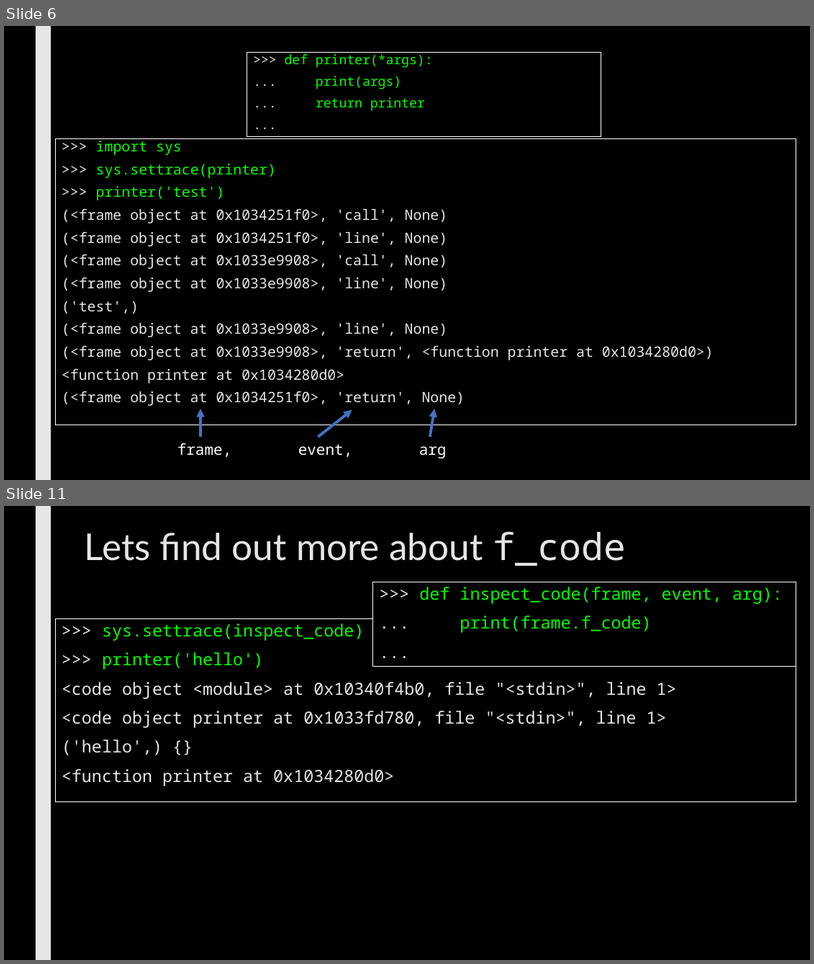
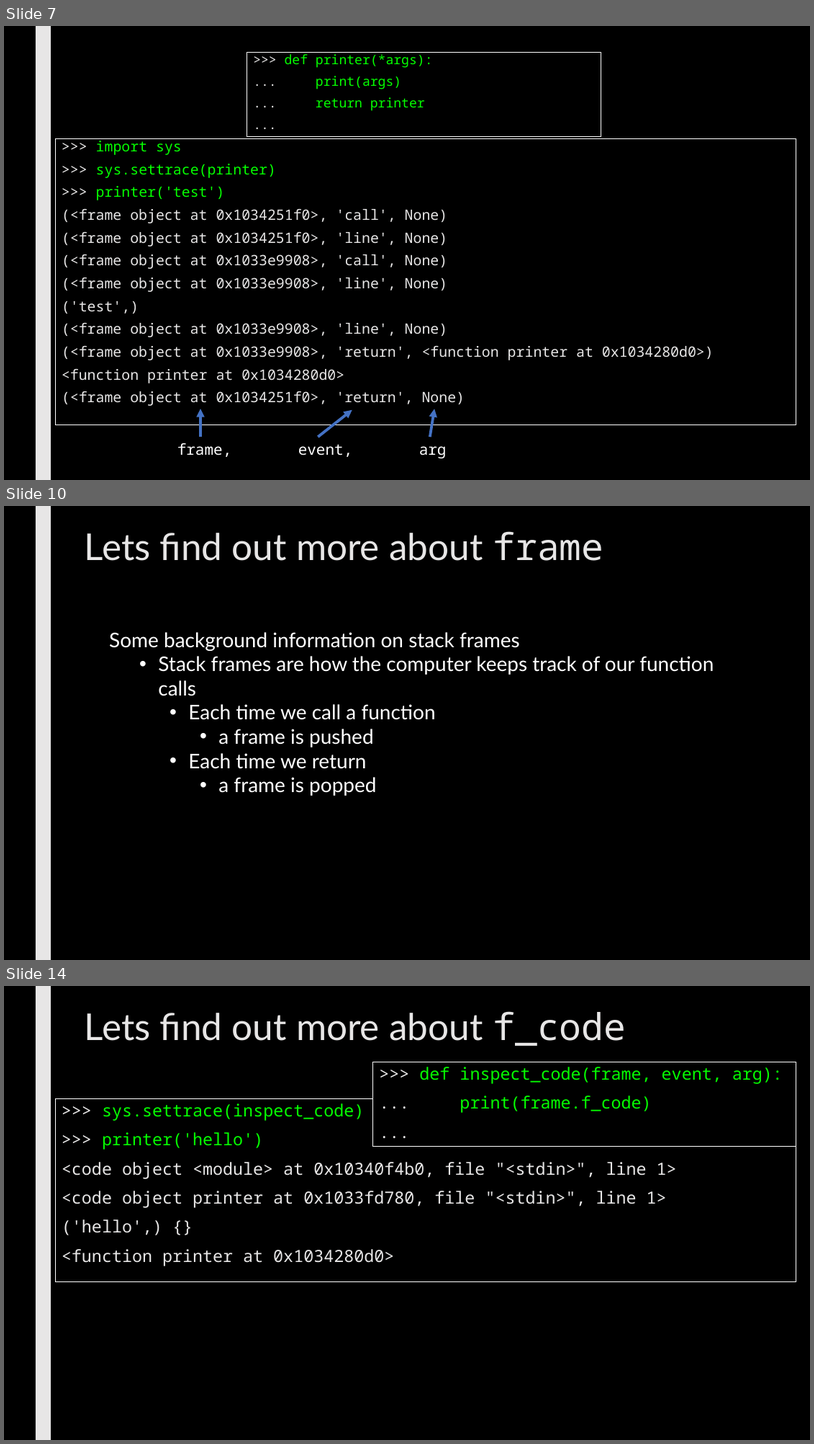
Before and after one commit to max7patek/metaprogramming, a slide deck: slides/06-PythonReflection.pptx. Shown one above the other, each under a label of ours: slides 6 and 11 before the commit, slides 7, 10 and 14 after it; the slides between them are not shown. The pictures are 814x964 and 814x1444 pixels, drawn with LibreOffice and Linux fonts; fonts in the diff are those of the drawing. Boxes give left, top, right and bottom in pixels: in the first picture for what was removed or moved away, otherwise in the second. Text is boxed around its words. In the diff, an @@ line names an element or a change of style, - is before the commit and + after.

```diff
--- a/slides/06-PythonReflection.pptx
+++ b/slides/06-PythonReflection.pptx
@@ slide 10 added at (4,506,810,960), background #000000; not listed: 1 template element that a slide beside it also shows @@
@@ title added at (85,531,604,561), 44 pt, text #E7E6E6 @@
+Lets find out more about frame
@@ text added at (109,632,714,795), 24 pt, text #FFFFFF @@
+Some background information on stack frames
+  • Stack frames are how the computer keeps track of our function calls
+    • Each time we call a function
+      • a frame is pushed
+    • Each time we return
+      • a frame is popped
@@ what was slide 6 is now slide 7 @@
@@ what was slide 11 is now slide 14 @@
```
Also in this commit, not shown: 13 slides changed, 2 other slides added.
